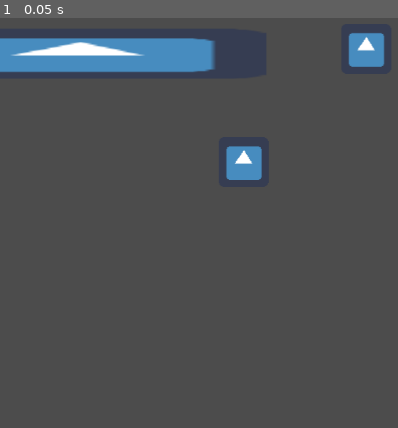
Above: before the commit, frame 1.
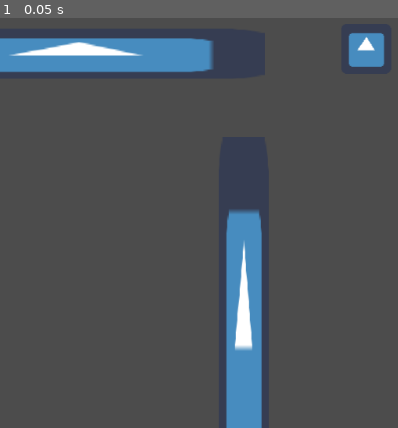
Above: after the commit, the same moment.

Repository: VPJPeltonen/GodotTest
Game: Godot game, scene res://NiceScene.tscn
The game is run twice, just before and just after one commit, with the same random seed, the same clock (stepped at 60 frames per second) and the same inputs. The engine's default icon, where the game draws it, is replaced by a stand-in: a white triangle on a blue panel in a dark square.
Inputs:
- Up to frame 1 (0.05 s): no input

The runs differ from the first frame. In frame 1, 5.7% of the frame differs, in the area x 2-66%, y 5-100%.

Commit message:
more

Diff:
--- a/NiceScene.tscn
+++ b/NiceScene.tscn
@@ -5,7 +5,7 @@
 [node name="NiceScene" type="Node2D"]
 
 [node name="Sprite" type="Sprite" parent="."]
-position = Vector2( 99.4165, 152.47 )
+position = Vector2( 97.2976, 152.47 )
 scale = Vector2( 7.54254, 1 )
 texture = ExtResource( 1 )
 offset = Vector2( 0, -32 )
@@ -16,6 +16,7 @@
 offset = Vector2( 0, -32 )
 
 [node name="Sprite3" type="Sprite" parent="."]
-position = Vector2( 311.789, 290.995 )
+position = Vector2( 311.789, 735.97 )
+scale = Vector2( 1, 7.95273 )
 texture = ExtResource( 1 )
 offset = Vector2( 0, -32 )
